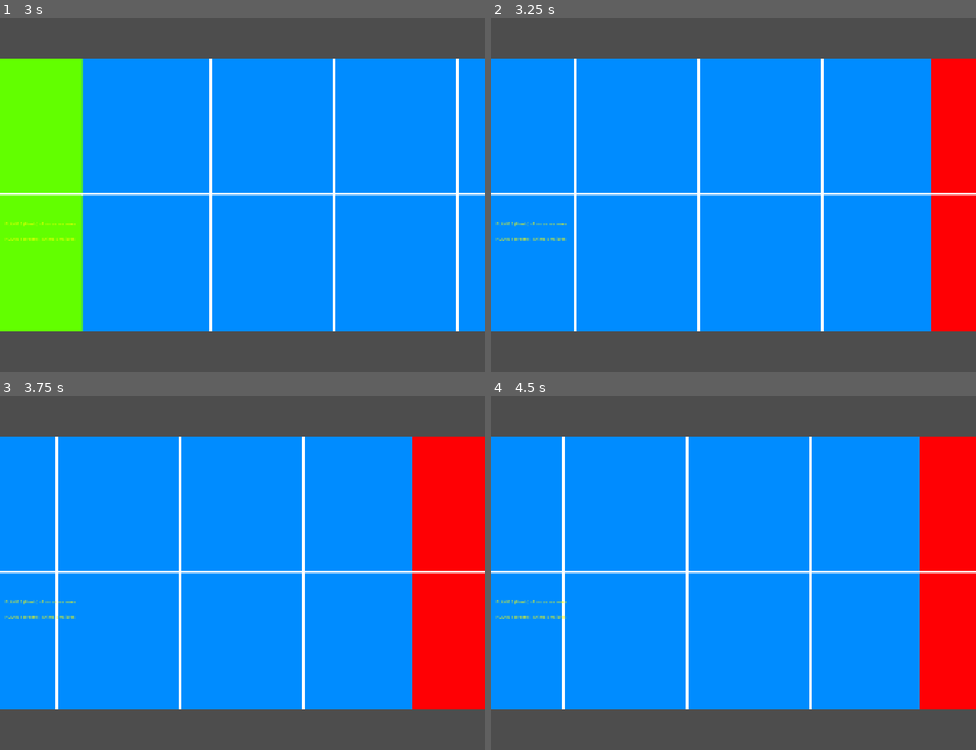
Above: before the commit, frames 1-4 (two rows, left to right).
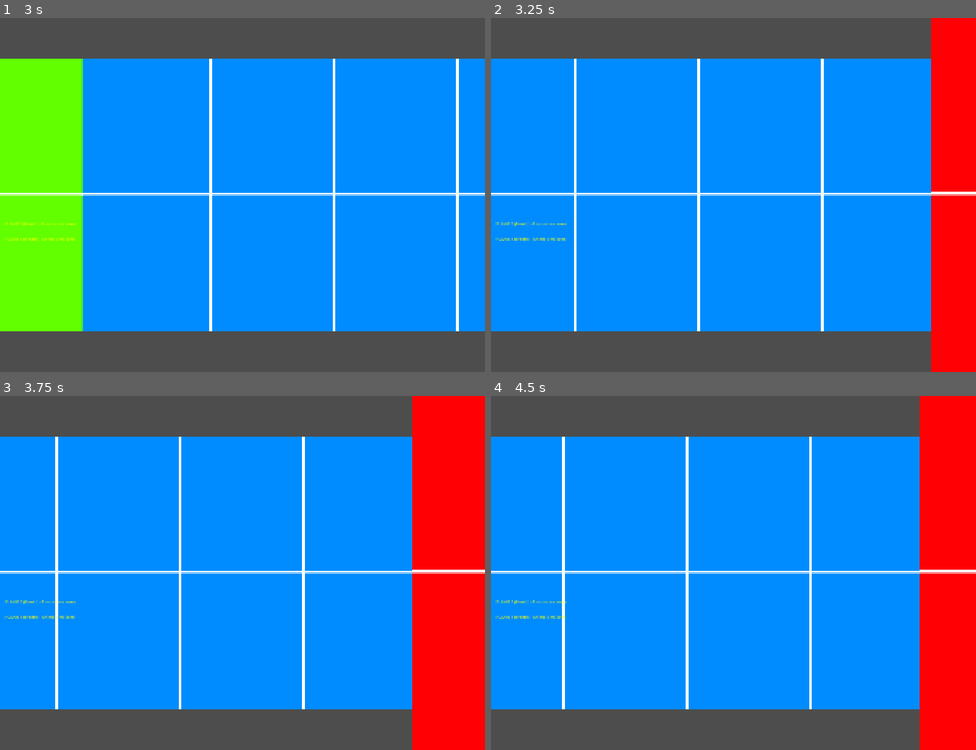
Above: after the commit, the same moments.

Repository: BrandonDiasDev/exploring-animals
Game: Godot game, scene res://scenes/world/world.tscn
Two runs of this game, one before a commit and one after it. Both use one fixed random seed, a clock stepped at 60 frames per second and the inputs below.
Inputs (mouse positions are in pixels of both pictures, inside the frame that each line leads up to):
- Up to frame 1 (3 s): tap Enter at 0.5, 2.75 s; move the mouse to (349, 177) at 0.52 s; click (349, 177) at 0.67 s; tap Space at 1.25 s; drag from (145, 212) to (218, 265) at 1.27 s; move the mouse to (291, 117) at 2.02 s; click (291, 117) at 2.17 s; drag from (218, 265) to (97, 141) at 2.77 s
- Up to frame 2 (3.25 s): no input
- Up to frame 3 (3.75 s): move the mouse to (388, 626) at 3.52 s; click (388, 626) at 3.67 s
- Up to frame 4 (4.5 s): tap Space at 4.25 s; drag from (588, 519) to (660, 484) at 4.27 s

Frame 1 is identical in both runs. In frame 2, 2.2% of the frame differs, in the area x 90-100%, y 0-100%; in frame 3, 3.5%, in the area x 85-100%, y 0-100%; in frame 4, 2.7%.

Commit message:
Add world clip overlay and adjust world segment background scale

Diff:
--- a/scenes/world/world.tscn
+++ b/scenes/world/world.tscn
@@ -7,6 +7,7 @@
 [ext_resource type="PackedScene" uid="uid://l7q234c8jywh" path="res://scenes/world/world_segment_3.tscn" id="5_t5ptc"]
 [ext_resource type="Script" uid="uid://bi1eq26pejj8j" path="res://scripts/plane_guide.gd" id="5_v5dby"]
 [ext_resource type="Texture2D" uid="uid://02gs1i3c0ftu" path="res://assets/backgrounds/Group 135.png" id="7_bq33v"]
+[ext_resource type="Script" path="res://scripts/world_clip_overlay.gd" id="8_overlay"]
 
 [node name="World" type="Node2D"]
 script = ExtResource("1_dphjl")
@@ -41,4 +42,8 @@
 
 [node name="Plane1" type="Node2D" parent="WorldContainer"]
 
+[node name="ClipOverlay" type="CanvasLayer" parent="."]
+layer = 10
+script = ExtResource("8_overlay")
+
 [node name="UI" type="CanvasLayer" parent="."]
--- a/scenes/world/world_segment_3.tscn
+++ b/scenes/world/world_segment_3.tscn
@@ -6,6 +6,7 @@
 [node name="WorldSegment" type="Node2D"]
 
 [node name="Background" type="Sprite2D" parent="."]
+scale = Vector2(1, 1.5)
 texture = ExtResource("1_ueges")
 
 [node name="Plane2" type="Node2D" parent="."]
--- a/scripts/animal.gd
+++ b/scripts/animal.gd
@@ -32,9 +32,6 @@
 		visible = false
 
 	_sync_visual_to_plane()
-
-	# LOG DIAGNOSTICO: confirma que o animal foi criado e a Area2D existe
-	print("[ANIMAL READY] ", animal_name, " | global_pos:", global_position, " | area monitoring:", area.monitoring, " | visible:", visible)
 
 func _sync_visual_to_plane():
 	"""Garantir que propriedades visuais correspondem ao plano atual"""
@@ -50,16 +47,11 @@
 			scale = expected_scale
 
 func _on_area_input_event(_viewport, event: InputEvent, _shape_idx):
-	# LOG DIAGNOSTICO: mostra cada evento que chega na Area2D
-	if event is InputEventMouseButton:
-		print("[AREA INPUT] ", animal_name, " | button:", event.button_index, " | pressed:", event.pressed, " | pos:", event.position)
-
 	if is_hidden:
 		return
 
 	if event is InputEventMouseButton and event.button_index == MOUSE_BUTTON_LEFT:
 		if event.pressed:
-			print("[AREA CLICK DETECTED] ", animal_name, " | global_pos:", global_position)
 			is_pressed = true
 			press_timer = 0.0
 			mouse_captured = true
--- /dev/null
+++ b/scripts/world_clip_overlay.gd
@@ -0,0 +1,50 @@
+extends CanvasLayer
+
+## Limites vertical do mundo em coordenadas de mundo (world space).
+## A câmera começa em (0,0) e o design tem 1400px de altura,
+## portanto os limites padrão são -700 (topo) e +700 (base).
+@export var world_top_y: float = -700.0
+@export var world_bottom_y: float = 700.0
+
+## Cor do overlay — deve bater com a cor de fundo do projeto.
+@export var overlay_color: Color = Color(0.3, 0.3, 0.3, 1.0)
+
+var _top_panel: ColorRect
+var _bottom_panel: ColorRect
+
+func _ready():
+	# Cria os painéis de overlay em código para não poluir a cena
+	_top_panel = _make_panel()
+	_bottom_panel = _make_panel()
+	add_child(_top_panel)
+	add_child(_bottom_panel)
+
+func _make_panel() -> ColorRect:
+	var r = ColorRect.new()
+	r.color = overlay_color
+	# IGNORE: não bloqueia clique nem hover nos animais abaixo
+	r.mouse_filter = Control.MOUSE_FILTER_IGNORE
+	return r
+
+func _process(_delta: float):
+	var camera := get_viewport().get_camera_2d()
+	if not camera:
+		return
+
+	var vp_size := get_viewport().get_visible_rect().size
+
+	# Converte Y do mundo para Y da tela usando a transformação da câmera
+	var screen_top    := _world_y_to_screen_y(world_top_y,    camera, vp_size)
+	var screen_bottom := _world_y_to_screen_y(world_bottom_y, camera, vp_size)
+
+	# Painel de cima: cobre de y=0 até onde o mundo começa
+	_top_panel.position = Vector2.ZERO
+	_top_panel.size     = Vector2(vp_size.x, maxf(0.0, screen_top))
+
+	# Painel de baixo: cobre de onde o mundo termina até o fim da tela
+	_bottom_panel.position = Vector2(0.0, screen_bottom)
+	_bottom_panel.size     = Vector2(vp_size.x, maxf(0.0, vp_size.y - screen_bottom))
+
+func _world_y_to_screen_y(world_y: float, camera: Camera2D, vp_size: Vector2) -> float:
+	# Fórmula padrão de projeção do Camera2D para coordenadas de tela
+	return (world_y - camera.global_position.y) * camera.zoom.y + vp_size.y * 0.5
Not shown: 1 places in scenes/world/world.tscn that only renumber resources
Not shown, added: scripts/world_clip_overlay.gd.uid
